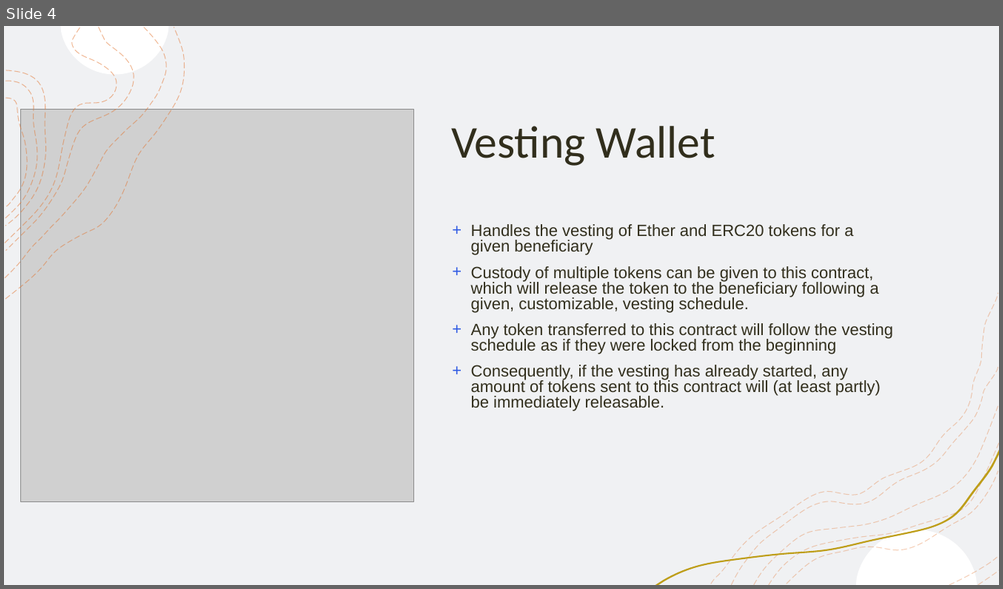
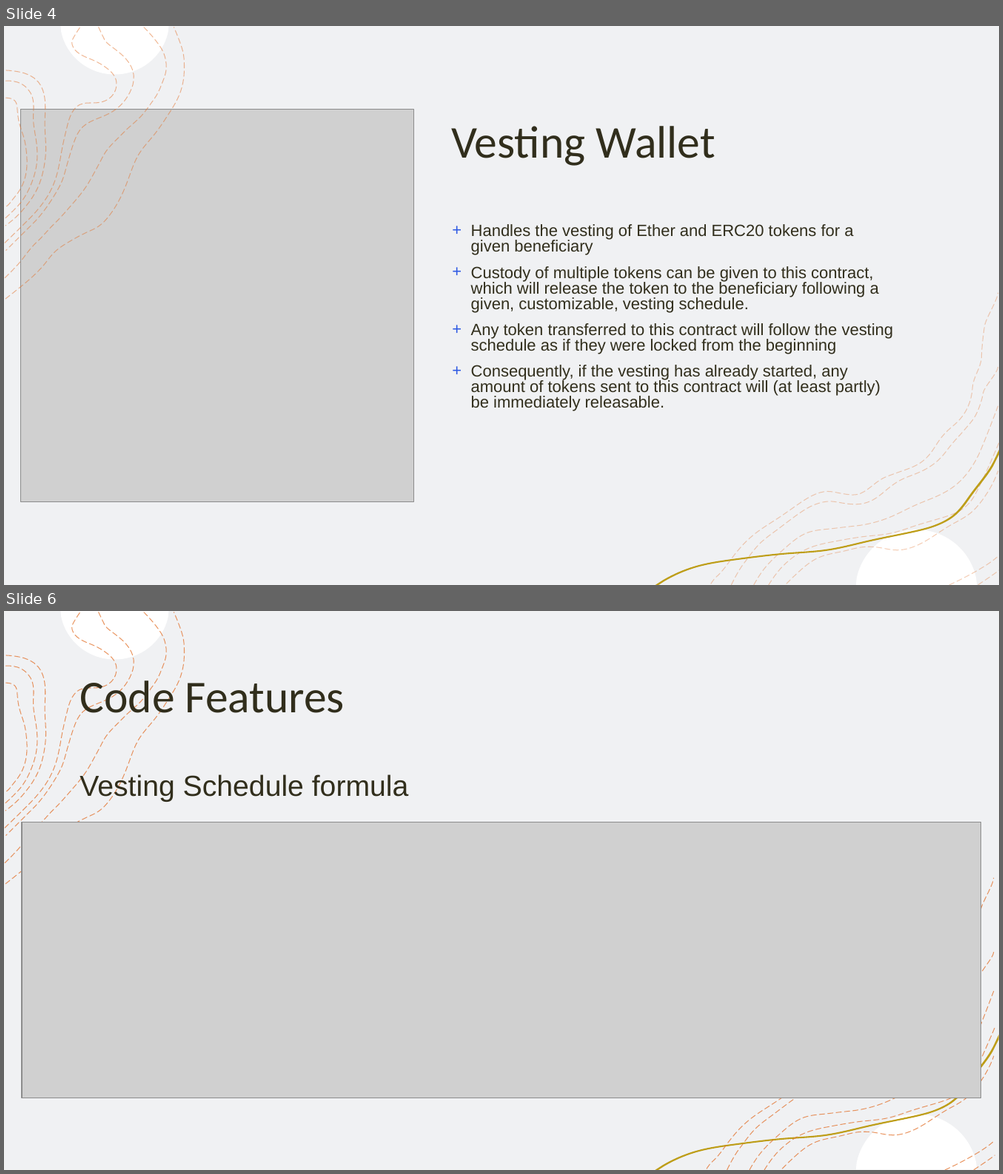
Before and after one commit to tomguy3/fintechcapstone, a slide deck: Project 3 Presentation.pptx. Shown one above the other, each under a label of ours: slide 4 before the commit, slides 4 and 6 after it; the slides between them are not shown. The pictures are 1003x589 and 1003x1174 pixels, drawn with LibreOffice and Linux fonts; fonts in the diff are those of the drawing; grey boxes stand for pictures. Boxes give left, top, right and bottom in pixels: in the first picture for what was removed or moved away, otherwise in the second. Text is boxed around its words. In the diff, an @@ line names an element or a change of style, - is before the commit and + after.

```diff
--- a/Project 3 Presentation.pptx
+++ b/Project 3 Presentation.pptx
@@ slide 6 added at (4, 611, 999, 1170), background #FFFFFF; not listed: 10 template elements that a slide beside it also shows @@
@@ rectangle added at (4, 611, 999, 1170), fill #F0F1F3, outline #F2F2F2 1 pt @@
@@ freeform shape added at (61, 611, 169, 660), fill #FFFFFF @@
@@ title added at (79, 675, 344, 723), 44 pt, text #312E1C @@
+Code Features
@@ group added at (5, 612, 185, 884): 4 freeform shapes @@
@@ text added at (79, 773, 409, 802), 28 pt, text #312E1C @@
+Vesting Schedule formula
@@ picture added at (22, 823, 982, 1099) @@
@@ freeform shape added at (707, 878, 994, 1169), outline #E3732D 0.75 pt dashed @@
@@ freeform shape added at (782, 1056, 993, 1169), outline #E3732D 0.75 pt dashed @@
```
Also in this commit, not shown: 3 other slides added, 3 other files.
